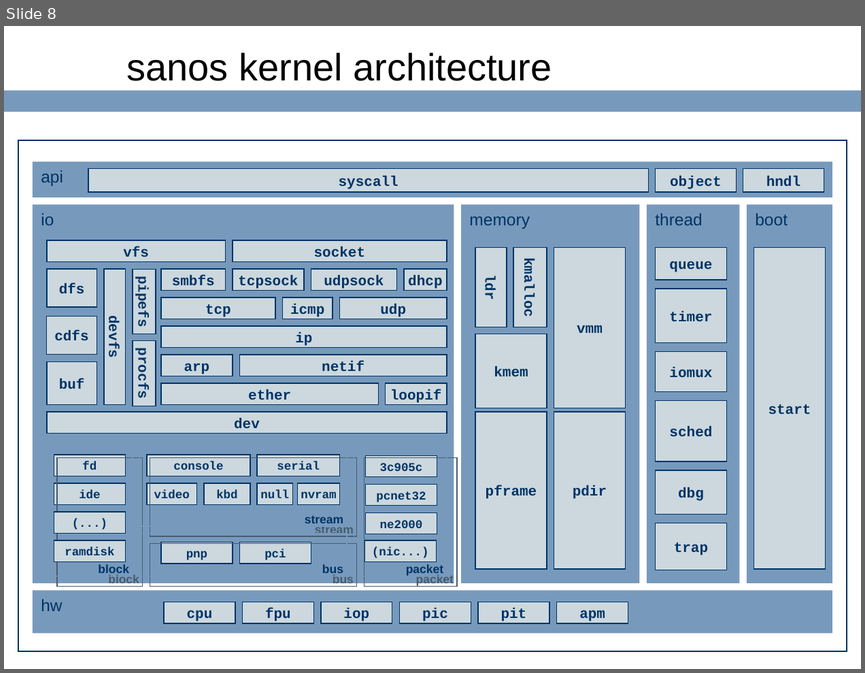
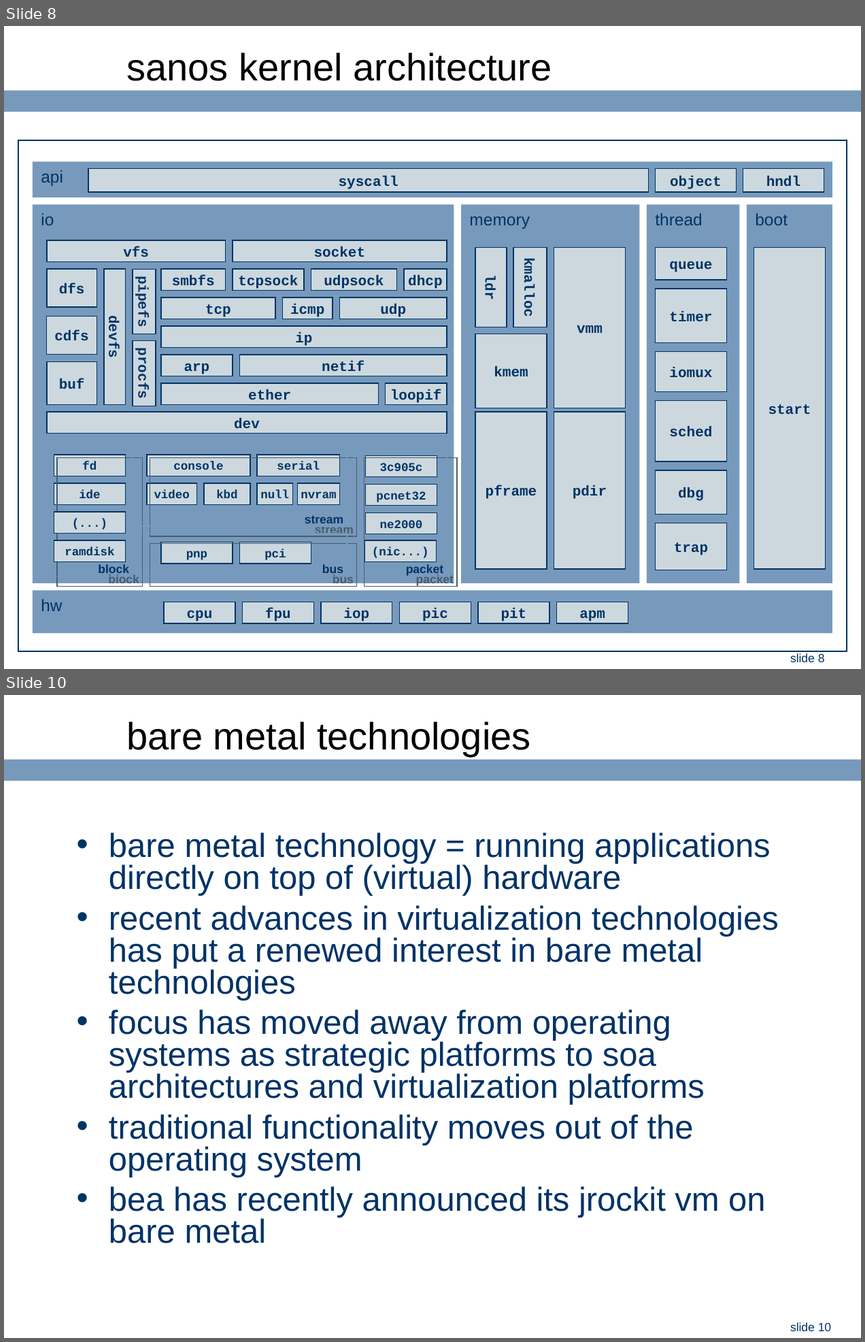
Before and after one commit to ringgaard/sanos, a slide deck: doc/jbox-intel.ppt. Shown one above the other, each under a label of ours: slide 8 before the commit, slides 8 and 10 after it; the slides between them are not shown. The pictures are 865x673 and 865x1342 pixels, drawn with LibreOffice and Linux fonts; fonts in the diff are those of the drawing; background and template pictures are left out. Boxes give left, top, right and bottom in pixels: in the first picture for what was removed or moved away, otherwise in the second. Text is boxed around its words. In the diff, an @@ line names an element or a change of style, - is before the commit and + after.

```diff
--- a/doc/jbox-intel.ppt
+++ b/doc/jbox-intel.ppt
@@ slide 10 added at box(4, 695, 861, 1338), background #FFFFFF; not listed: 2 template elements that a slide beside it also shows @@
@@ title added at box(126, 722, 530, 756), 32 pt, text #000000 @@
+bare metal technologies
@@ text added at box(109, 832, 779, 1243), 28 pt, text #003366 @@
+• bare metal technology = running applications directly on top of (virtual) hardware
+• recent advances in virtualization technologies has put a renewed interest in bare metal technologies
+• focus has moved away from operating systems as strategic platforms to soa architectures and virtualization platforms
+• traditional functionality moves out of the operating system
+• bea has recently announced its jrockit vm on bare metal
@@ slide 8 changed as well @@
@@ page number added at box(790, 653, 825, 662), 10 pt, text #003366 @@
+slide 8
```
Also in this commit, not shown: 8 other slides changed, 6 other slides added.
